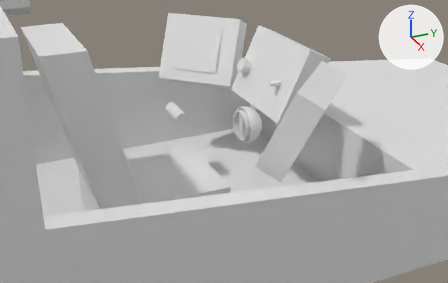
What one commit did to the Blender file assets/SingleSeater/cockpit/seat.blend.
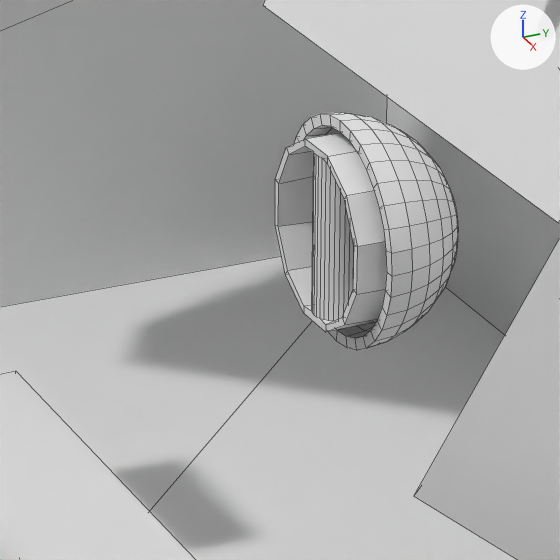
Each version appears first from a camera (50 mm lens) standing at (4.222, -1.275, 2.607) and looking at (0.371, 0.458, 0.681), and next in a close-up on the part from 42% to 62% of the width and 31% to 62% of the height. Every picture has the same lights, and +X, +Y and +Z are marked at upper right. The close-ups show mesh edges as thin lines.

Objects in the first close-up: 'Cube', 'Cube.001', 'Seat', 'Sphere', 'center_console', 'panel_r'.
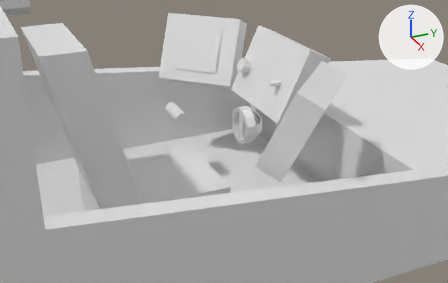
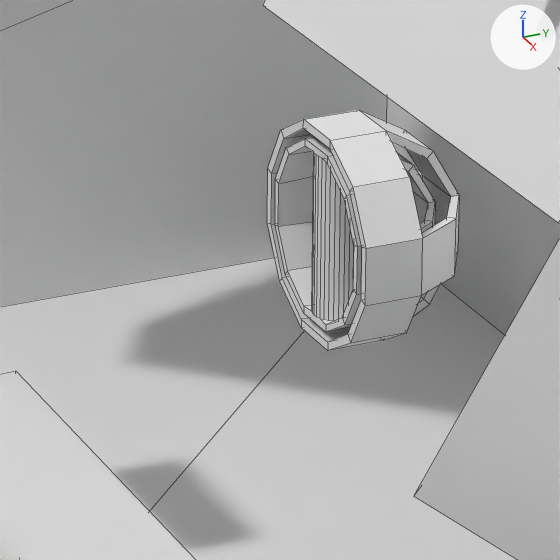
Location of each change, (x1, y1, x2, y2) in pixels of the close-ups (560 x 560 px):
'Sphere', reshaped, moved, turned, rescaled: before (294, 112, 458, 350); after (267, 110, 459, 351)
part 1 of me_sphere, deleted: before (294, 112, 458, 350)
part 2 of me_sphere, added: after (267, 110, 459, 351)

The edits, one by one:
me_sphere is used by ob_sphere; location (0.4, 0.6, 0.8); rotation (0.0, 0.0, -1.571), in degrees (0, 0, -90); scale (0.14, 0.14, 0.14).
me_sphere had 514 vertices, 544 faces and spanned x -1.0..0.0, y -1.0..1.0, z -1.0..1.0.
me_sphere now has 72 vertices, 80 faces and spans x -0.11..0.11, y -0.11..0.03, z -0.11..0.11.
me_sphere part 1: 514 vertices removed from x -1.0..0.0, y -1.0..1.0, z -1.0..1.0.
me_sphere part 2: 72 vertices added at x -0.11..0.11, y -0.11..0.03, z -0.11..0.11.
Object 'Sphere' (ob_sphere) moves from (0.4, 0.6, 0.8) to (0.4, 0.606, 0.8).
Object 'Sphere' (ob_sphere) turns from (0, 0, -90) to (0, 0, -180) degrees about x, y and z.
Object 'Sphere' (ob_sphere) is rescaled from (0.14, 0.14, 0.14) to (1.2, 1.2, 1.2).
